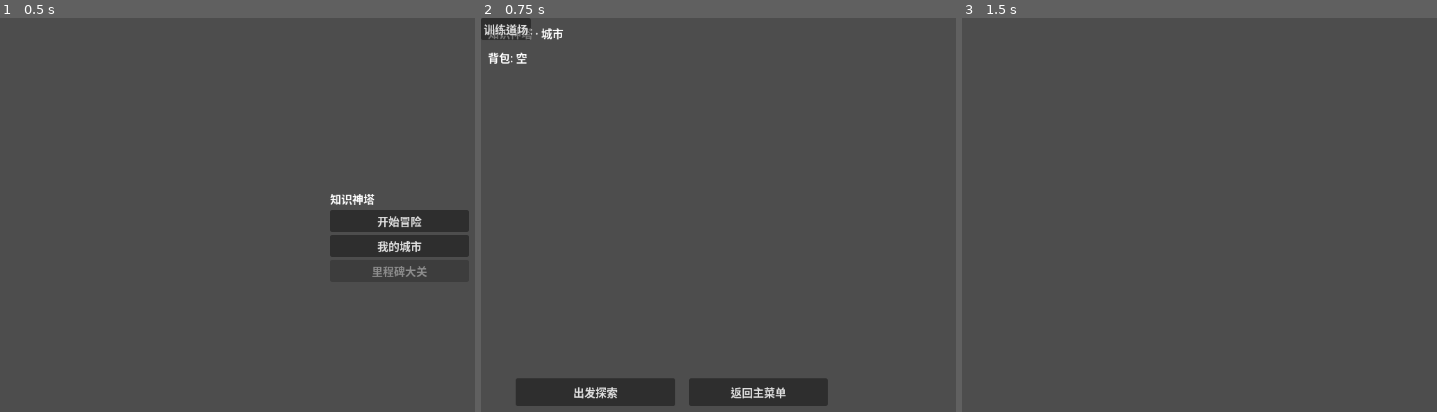
Above: before the commit, frames 1-3 (left to right).
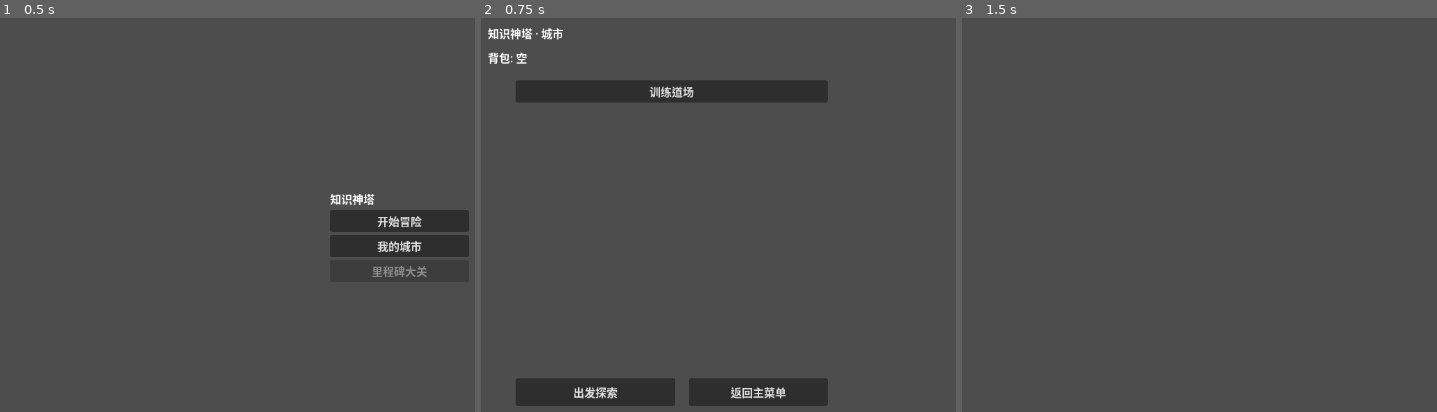
Above: after the commit, the same moments.

Repository: b31o8321/e-game
Game: Godot game, scene res://src/ui/main_menu.tscn
Two runs of this game, one before a commit and one after it. Both use one fixed random seed, a clock stepped at 60 frames per second and the inputs below.
Inputs:
- Up to frame 1 (0.5 s): no input
- Up to frame 2 (0.75 s): click "我的城市" at 0.5 s
- Up to frame 3 (1.5 s): click "出发探索" at 1.25 s

Frame 1 is identical in both runs. In frame 2, 4.0% of the frame differs, in the area x 0-74%, y 0-22%; in frame 3, nothing differs.

Commit message:
fix: skill preserved after start_expedition; while-loop replaces recursion in practice arena; null-guard tracker in end_expedition; practice button in layout container

Diff:
--- a/src/battle/expedition_setup_controller.gd
+++ b/src/battle/expedition_setup_controller.gd
@@ -27,7 +27,7 @@
 
 func _on_skill_selected(skill_id: String) -> void:
 	selected_skill_id = skill_id
+	GameState.start_expedition()
 	GameState.active_bd_skills = [skill_id]
-	GameState.start_expedition()
 	skill_chosen.emit(skill_id)
 	get_tree().change_scene_to_file("res://src/exploration/exploration_scene.tscn")
--- a/src/city/city_scene_controller.gd
+++ b/src/city/city_scene_controller.gd
@@ -20,7 +20,7 @@
 	practice_btn.text = "训练道场"
 	practice_btn.pressed.connect(func():
 		get_tree().change_scene_to_file("res://src/city/practice_arena_scene.tscn"))
-	add_child(practice_btn)
+	_building_container.add_child(practice_btn)
 	_update_resource_bar()
 
 func _build_building_slots() -> void:
--- a/src/city/practice_arena_controller.gd
+++ b/src/city/practice_arena_controller.gd
@@ -52,22 +52,20 @@
 	_question_controller.answered.connect(_on_question_answered)
 
 func _show_next_question() -> void:
-	if _current_index >= _question_ids.size():
-		_show_results()
-		return
 	if _pack == null:
 		_show_no_data()
 		return
-	var qid: String = _question_ids[_current_index]
-	var q: Dictionary = _pack.get_question_by_id(qid)
-	if q.is_empty():
+	while _current_index < _question_ids.size():
+		var qid: String = _question_ids[_current_index]
+		var q: Dictionary = _pack.get_question_by_id(qid)
+		if not q.is_empty():
+			_progress_label.text = "第 %d / %d 题" % [_current_index + 1, _question_ids.size()]
+			_question_controller.load_question(q)
+			_question_ui.visible = true
+			_next_button.visible = false
+			return
 		_current_index += 1
-		_show_next_question()
-		return
-	_progress_label.text = "第 %d / %d 题" % [_current_index + 1, _question_ids.size()]
-	_question_controller.load_question(q)
-	_question_ui.visible = true
-	_next_button.visible = false
+	_show_results()
 
 func _on_question_answered(correct: bool, question_id: String) -> void:
 	GameState.srs_system.record_answer(question_id, correct)
--- a/src/core/autoloads/game_state.gd
+++ b/src/core/autoloads/game_state.gd
@@ -90,7 +90,7 @@
 func end_expedition(victory: bool) -> void:
 	if not expedition_active:
 		return
-	var tracker_report: Dictionary = expedition_tracker.build_report()
+	var tracker_report: Dictionary = expedition_tracker.build_report() if expedition_tracker else {}
 	last_expedition_report = {
 		"victory": victory,
 		"loot": expedition_loot.duplicate(),
